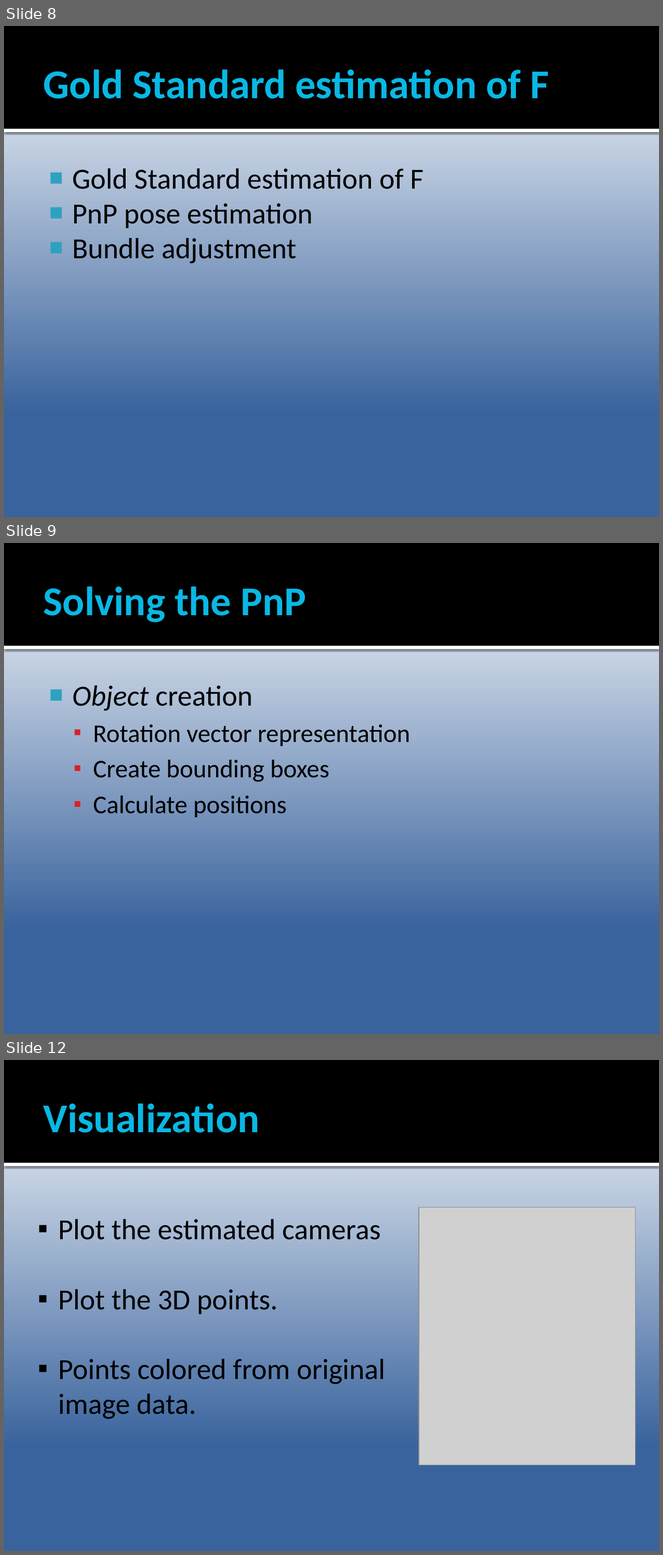
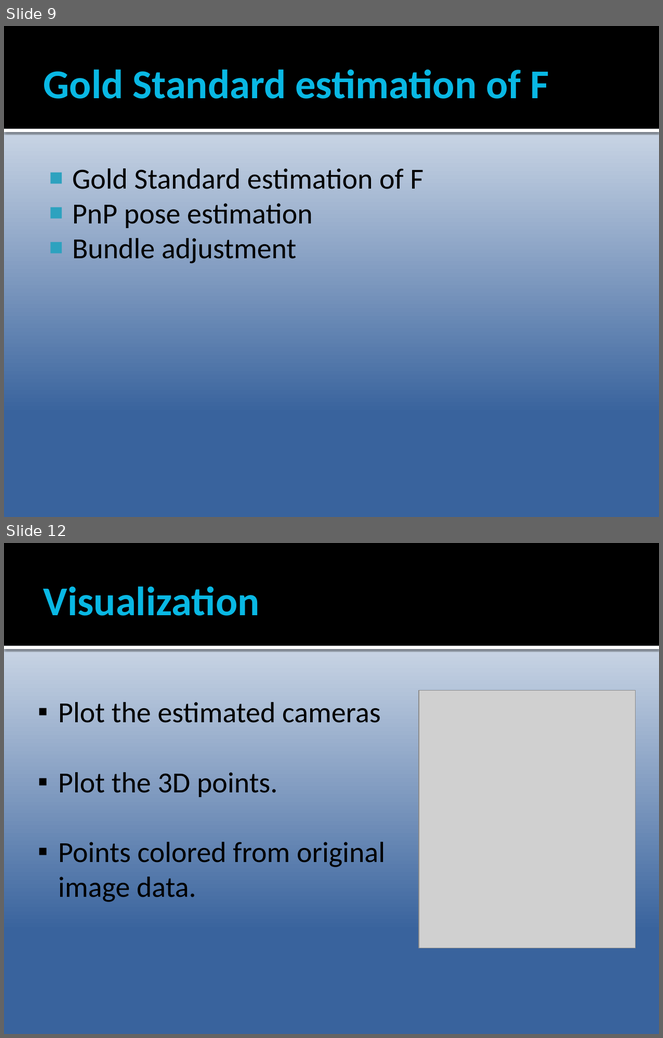
Before and after one commit to Epipolarna/Tracking, a slide deck: 3D Reconstruction/Documentation/TSBB15prez.pptx. Shown one above the other, each under a label of ours: slides 8, 9 and 12 before the commit, slides 9 and 12 after it; the slides between them are not shown. The pictures are 663x1555 and 663x1038 pixels, drawn with LibreOffice and Linux fonts; fonts in the diff are those of the drawing; grey boxes stand for pictures. Boxes give left, top, right and bottom in pixels: in the first picture for what was removed or moved away, otherwise in the second. Text is boxed around its words. In the diff, an @@ line names an element or a change of style, - is before the commit and + after.

Commit message:
some more

```diff
--- a/3D Reconstruction/Documentation/TSBB15prez.pptx
+++ b/3D Reconstruction/Documentation/TSBB15prez.pptx
@@ slide 9 removed at <box>4,543,659,1034</box>, background gradient #FFFFFF to #39639D; not listed: 2 template elements that a slide beside it also shows @@
@@ title removed at <box>44,586,306,623</box> @@
-Solving the PnP
@@ text removed at <box>72,685,411,818</box> @@
-■ Object creation
-  ▪ Rotation vector representation
-  ▪ Create bounding boxes
-  ▪ Calculate positions
@@ what was slide 8 is now slide 9 @@
```
Also in this commit, not shown: 1 slide changed, 1 slide added.
